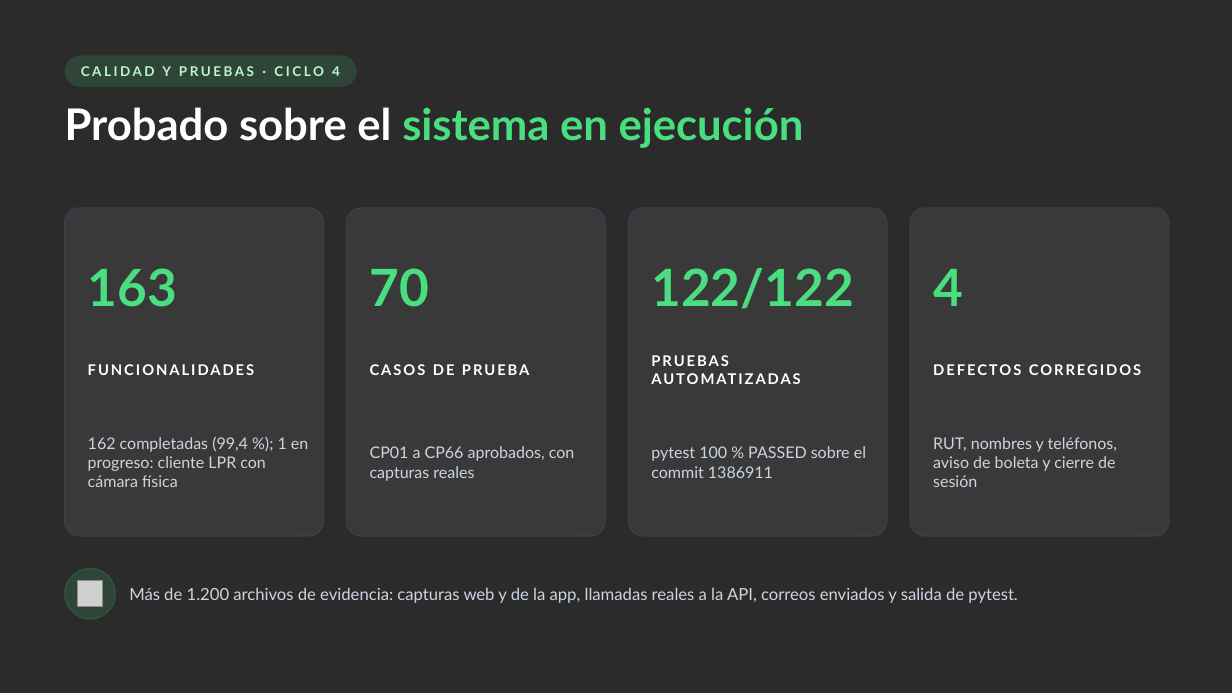
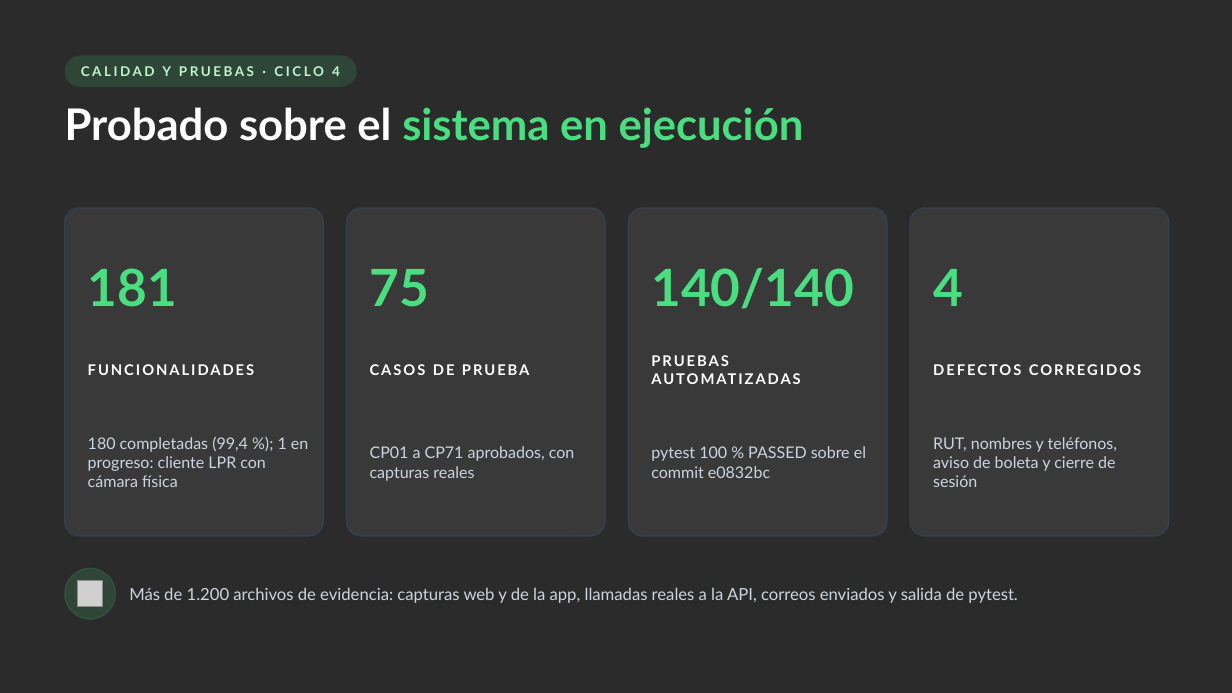
Before and after one commit to Ela04/Capstone, a slide deck: slide 13 of Fase 2/Evidencias Proyecto/Presentación Proyecto Fase 2.pptx. Drawn at 1232x693 pixels with LibreOffice and Linux fonts; fonts in the diff are those of the drawing; grey boxes stand for pictures; background and template pictures are left out; a plain dark background stands for a picture behind light text. Boxes give left, top, right and bottom in pixels: in the first picture for what was removed or moved away, otherwise in the second. Text is boxed around its words. In the diff, an @@ line names an element or a change of style, - is before the commit and + after.

```diff
--- a/Fase 2/Evidencias Proyecto/Presentación Proyecto Fase 2.pptx
+++ b/Fase 2/Evidencias Proyecto/Presentación Proyecto Fase 2.pptx
@@ text at <box>88,268,177,307</box>: text changed @@
-163
+181
@@ text at <box>370,269,429,307</box>: text changed @@
-70
+75
@@ text at <box>651,268,853,309</box>: text changed @@
-122/122
+140/140
@@ text at <box>88,437,308,487</box>: text changed @@
-162 completadas (99,4 %); 1 en progreso: cliente LPR con cámara física
+180 completadas (99,4 %); 1 en progreso: cliente LPR con cámara física
@@ text at <box>370,446,575,481</box>: text changed @@
-CP01 a CP66 aprobados, con capturas reales
+CP01 a CP71 aprobados, con capturas reales
@@ text at <box>651,446,866,478</box>: text changed @@
-pytest 100 % PASSED sobre el commit 1386911
+pytest 100 % PASSED sobre el commit e0832bc
```
Also in this commit, not shown: 3 other slides changed, 52 other files.
